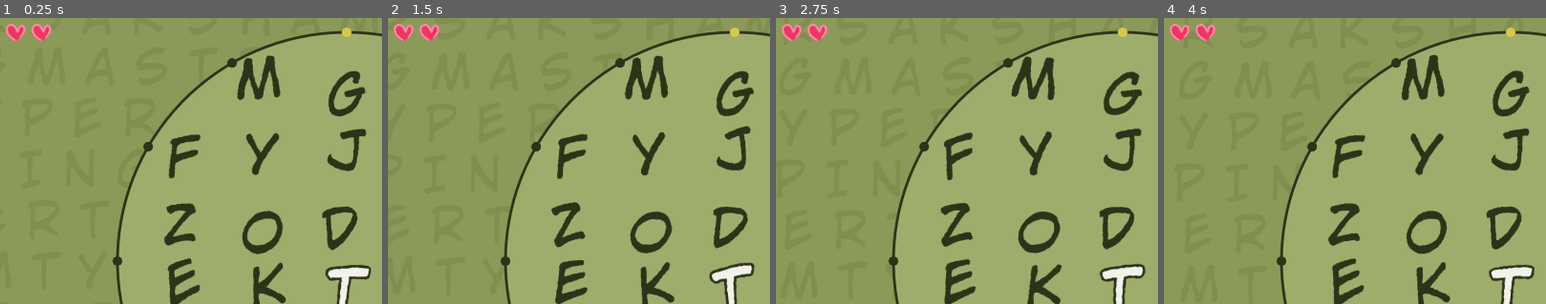
Above: before the commit, frames 1-4 (left to right).
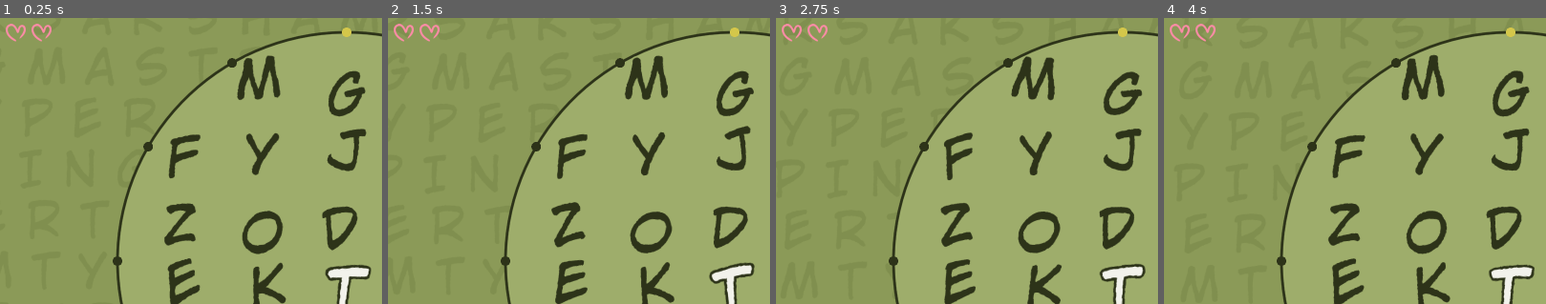
Above: after the commit, the same moments.

Repository: skdigilit/Saksham-Type-Master
Game: Godot game, scene res://game_main.tscn
Same seed, same stepped clock (60 frames per second), same inputs: the game is played once before the commit and once after it. The project has no main scene, so this scene is started directly.
Inputs:
- Up to frame 1 (0.25 s): no input
- Up to frame 2 (1.5 s): tap Enter at 0.5 s; tap Z at 0.6, 1.35 s; hold A from 1.28 s (still down)
- Up to frame 3 (2.75 s): release A at 2.03 s; tap Z at 2.1 s
- Up to frame 4 (4 s): tap Z at 2.85, 3.6 s; hold A from 3.53 s (still down)
The pictures show only the part of the screen within x 5-55%, y 8-58%; the shares and areas given below are measured in that part.

The runs differ from the first frame. In frame 1, 0.3% of the frame differs, in the area x 2-14%, y 2-8%; in frame 2, 0.3%; in frame 3, 0.3%; in frame 4, 0.3%.

Commit message:
Add lives HUD and heart collectibles

Diff:
--- a/collectibles/collectible_manager.gd
+++ b/collectibles/collectible_manager.gd
@@ -38,8 +38,8 @@
 ## Optional callback used by the game manager to disable life spawns when already full.
 var can_spawn_life_collectible: Callable = Callable()
 
-## Chance that the next collectible is a life pickup when eligible.
-const LIFE_COLLECTIBLE_CHANCE: float = 0.22
+## Timer used to expire the temporary life collectible.
+var _life_collectible_timer: Timer = null
 
 
 ## Sets up references and connects to player movement signal.
@@ -48,6 +48,12 @@
 	game_circle = p_circle
 	player = p_player
 	player.moved_to.connect(_on_player_moved)
+
+	if _life_collectible_timer == null:
+		_life_collectible_timer = Timer.new()
+		_life_collectible_timer.one_shot = true
+		_life_collectible_timer.timeout.connect(_on_life_collectible_expired)
+		add_child(_life_collectible_timer)
 
 
 ## Spawns a new collectible at a random cell that is not the player's current position.
@@ -77,8 +83,10 @@
 	if cell:
 		if active_collectible_type == CollectibleType.LIFE:
 			cell.set_state(LetterCell.CellState.LIFE_COLLECTIBLE)
+			_life_collectible_timer.start(GameTheme.LIFE_COLLECTIBLE_DURATION)
 		else:
 			cell.set_state(LetterCell.CellState.COLLECTIBLE)
+			_life_collectible_timer.stop()
 
 	## Update the circle to show the next target dot
 	if game_circle:
@@ -97,6 +105,8 @@
 	var collect_world_position: Vector2 = Vector2.ZERO
 	if collected_cell:
 		collect_world_position = collected_cell.global_position + GameTheme.GRID_CELL_SIZE * 0.5
+
+	_life_collectible_timer.stop()
 
 	if active_collectible_type == CollectibleType.REGULAR:
 		collected_count += 1
@@ -128,9 +138,24 @@
 	if game_circle:
 		game_circle.set_filled_dots(0)
 		game_circle.set_active_dot(-1)
+	if _life_collectible_timer:
+		_life_collectible_timer.stop()
 
 
 func _choose_collectible_type() -> CollectibleType:
-	if can_spawn_life_collectible.is_valid() and can_spawn_life_collectible.call() and randf() <= LIFE_COLLECTIBLE_CHANCE:
+	if can_spawn_life_collectible.is_valid() and can_spawn_life_collectible.call() and randf() <= GameTheme.LIFE_COLLECTIBLE_CHANCE:
 		return CollectibleType.LIFE
 	return CollectibleType.REGULAR
+
+
+func _on_life_collectible_expired() -> void:
+	if active_collectible_type != CollectibleType.LIFE:
+		return
+
+	var expired_cell: LetterCell = grid.get_cell(active_collectible_pos.x, active_collectible_pos.y)
+	if expired_cell:
+		expired_cell.set_state(LetterCell.CellState.NORMAL)
+
+	active_collectible_pos = Vector2i(-1, -1)
+	active_collectible_type = CollectibleType.REGULAR
+	spawn_collectible()
--- a/grid/letter_cell.gd
+++ b/grid/letter_cell.gd
@@ -29,6 +29,7 @@
 
 ## Child nodes created in setup
 var _letter_label: Label = null
+var _life_icon: TextureRect = null
 
 ## Internal timer that increases every frame to drive the swinging animation.
 var _swing_time: float = 0.0
@@ -48,6 +49,8 @@
 ## How much bigger the active (player's current) letter appears compared to normal.
 ## 1.2 means 20% larger. Increase to make the player's position even more obvious.
 const HIGHLIGHT_SCALE: float = 1.2
+const LIFE_ICON_SIZE: Vector2 = Vector2(20.0, 20.0)
+const LIFE_ICON_MARGIN: Vector2 = Vector2(8.0, 6.0)
 
 ## Cached LabelSettings for each state
 var _settings_normal: LabelSettings = null
@@ -140,6 +143,20 @@
 	## Apply squiggle shader to the label for hand-drawn wobble
 	GameTheme.apply_squiggle_shader(_letter_label, GameTheme.SQUIGGLE_STRENGTH_NORMAL)
 
+	## Small heart badge to clarify the pink collectible restores life.
+	_life_icon = TextureRect.new()
+	_life_icon.texture = load("res://sprites/heart_full.png") as Texture2D
+	_life_icon.expand_mode = TextureRect.EXPAND_IGNORE_SIZE
+	_life_icon.stretch_mode = TextureRect.STRETCH_KEEP_ASPECT_CENTERED
+	_life_icon.custom_minimum_size = LIFE_ICON_SIZE
+	_life_icon.size = LIFE_ICON_SIZE
+	_life_icon.position = Vector2(
+		GameTheme.GRID_CELL_SIZE.x - LIFE_ICON_SIZE.x - LIFE_ICON_MARGIN.x,
+		LIFE_ICON_MARGIN.y
+	)
+	_life_icon.visible = false
+	add_child(_life_icon)
+
 
 ## Animates a subtle swinging rotation each frame.
 func _process(delta: float) -> void:
@@ -178,21 +195,27 @@
 		CellState.NORMAL:
 			_letter_label.label_settings = _settings_scorched if is_scorched else _settings_normal
 			_letter_label.scale = Vector2.ONE
+			_life_icon.visible = false
 		CellState.HIGHLIGHTED:
 			_letter_label.label_settings = _settings_highlighted
 			_letter_label.scale = Vector2(HIGHLIGHT_SCALE, HIGHLIGHT_SCALE)
+			_life_icon.visible = false
 		CellState.COLLECTIBLE:
 			_letter_label.label_settings = _settings_scorched if is_scorched else _settings_collectible
 			_letter_label.scale = Vector2.ONE
+			_life_icon.visible = false
 		CellState.LIFE_COLLECTIBLE:
 			_letter_label.label_settings = _settings_scorched if is_scorched else _settings_life_collectible
 			_letter_label.scale = Vector2.ONE
+			_life_icon.visible = true
 		CellState.EMPTY:
 			_letter_label.label_settings = _settings_empty
 			_letter_label.scale = Vector2.ONE
+			_life_icon.visible = false
 		CellState.DEAD:
 			_letter_label.label_settings = _settings_dead
 			_letter_label.scale = Vector2(HIGHLIGHT_SCALE, HIGHLIGHT_SCALE)
+			_life_icon.visible = false
 
 
 ## Draws debug overlays when DEBUG_COLLISION is enabled.
--- a/hud/game_hud.gd
+++ b/hud/game_hud.gd
@@ -40,6 +40,9 @@
 const HEART_SLOT_SIZE: Vector2 = Vector2(42.0, 42.0)
 const HEART_SLOT_SPACING: float = 12.0
 const HEART_FLY_SIZE: Vector2 = Vector2(26.0, 26.0)
+const HEART_FLY_DURATION: float = 0.8
+const LIFE_LOSS_POPUP_RISE: float = 34.0
+const LIFE_LOSS_POPUP_DURATION: float = 0.7
 
 
 func _ready() -> void:
@@ -203,14 +206,42 @@
 	var target_center: Vector2 = get_heart_slot_center(target_life_index)
 	var tween: Tween = create_tween()
 	tween.set_parallel(true)
-	tween.tween_property(flying_heart, "position", target_center - HEART_FLY_SIZE * 0.5, 0.45)\
+	tween.tween_property(flying_heart, "position", target_center - HEART_FLY_SIZE * 0.5, HEART_FLY_DURATION)\
 		.set_trans(Tween.TRANS_BACK).set_ease(Tween.EASE_IN)
-	tween.tween_property(flying_heart, "scale", Vector2(0.65, 0.65), 0.45)\
+	tween.tween_property(flying_heart, "scale", Vector2(0.65, 0.65), HEART_FLY_DURATION)\
 		.set_trans(Tween.TRANS_SINE).set_ease(Tween.EASE_IN)
-	tween.tween_property(flying_heart, "modulate:a", 0.0, 0.45)\
+	tween.tween_property(flying_heart, "modulate:a", 0.0, HEART_FLY_DURATION)\
 		.set_trans(Tween.TRANS_SINE).set_ease(Tween.EASE_IN)
 	tween.finished.connect(func() -> void:
 		flying_heart.queue_free()
+	)
+
+
+func animate_life_loss(lost_life_index: int) -> void:
+	if lost_life_index < 0 or lost_life_index >= _heart_slots.size():
+		return
+
+	var popup := _create_hud_label()
+	popup.text = "-1"
+	popup.label_settings = GameTheme.create_label_settings(
+		GameTheme.COLOR_ENEMY,
+		36,
+		GameTheme.COLOR_CIRCLE_OUTLINE,
+		3
+	)
+	popup.size = Vector2(80, 44)
+	popup.horizontal_alignment = HORIZONTAL_ALIGNMENT_CENTER
+	popup.position = get_heart_slot_center(lost_life_index) + Vector2(-popup.size.x * 0.5, -18.0)
+	add_child(popup)
+
+	var tween: Tween = create_tween()
+	tween.set_parallel(true)
+	tween.tween_property(popup, "position:y", popup.position.y - LIFE_LOSS_POPUP_RISE, LIFE_LOSS_POPUP_DURATION)\
+		.set_trans(Tween.TRANS_SINE).set_ease(Tween.EASE_OUT)
+	tween.tween_property(popup, "modulate:a", 0.0, LIFE_LOSS_POPUP_DURATION)\
+		.set_trans(Tween.TRANS_SINE).set_ease(Tween.EASE_IN)
+	tween.finished.connect(func() -> void:
+		popup.queue_free()
 	)
 
 
--- a/managers/game_manager.gd
+++ b/managers/game_manager.gd
@@ -16,10 +16,11 @@
 var score: int = 0
 
 ## Player life state.
-const MAX_LIVES: int = 3
+const MAX_LIVES: int = GameTheme.PLAYER_MAX_LIVES
 const HIT_INVULNERABILITY_DURATION: float = 1.0
-var current_lives: int = MAX_LIVES
+var current_lives: int = clampi(GameTheme.PLAYER_STARTING_LIVES, 1, MAX_LIVES)
 var _hit_invulnerability_timer: float = 0.0
+var _player_collision_latched: bool = false
 
 ## Node references (resolved in _ready)
 var grid: LetterGrid = null
@@ -66,8 +67,9 @@
 	current_state = GameState.PLAYING
 	score = 0
 	_score_timer = 0.0
-	current_lives = MAX_LIVES
+	current_lives = clampi(GameTheme.PLAYER_STARTING_LIVES, 1, MAX_LIVES)
 	_hit_invulnerability_timer = 0.0
+	_player_collision_latched = false
 
 	## Initialize player controller
 	if player and grid:
@@ -108,9 +110,13 @@
 		_hit_invulnerability_timer = maxf(0.0, _hit_invulnerability_timer - delta)
 
 	## Check enemy-player collision
-	if enemy_spawner and player and _hit_invulnerability_timer <= 0.0:
+	if enemy_spawner and player:
 		var player_pos: Vector2 = player.get_current_pixel_position()
-		if enemy_spawner.check_player_collision(player_pos):
+		var is_colliding: bool = enemy_spawner.check_player_collision(player_pos)
+		if not is_colliding:
+			_player_collision_latched = false
+		elif not _player_collision_latched and _hit_invulnerability_timer <= 0.0:
+			_player_collision_latched = true
 			_on_player_hit()
 			return
 
@@ -159,10 +165,12 @@
 
 ## Called when the player is hit by an enemy.
 func _on_player_hit() -> void:
+	var lost_life_index: int = current_lives - 1
 	current_lives -= 1
 	_hit_invulnerability_timer = HIT_INVULNERABILITY_DURATION
 	if hud:
 		hud.update_lives(current_lives)
+		hud.animate_life_loss(lost_life_index)
 
 	if current_lives <= 0:
 		_on_game_over()
@@ -171,6 +179,7 @@
 ## Called when the player is out of lives.
 func _on_game_over() -> void:
 	current_state = GameState.GAME_OVER
+	_player_collision_latched = true
 	if player:
 		player.is_input_enabled = false
 	if enemy_spawner:
--- a/theme/game_theme.gd
+++ b/theme/game_theme.gd
@@ -112,6 +112,20 @@
 ## For example, 2 means two enemies can be inside the circle at once before a new one appears.
 ## Higher numbers = harder game right from the start.
 const ENEMY_MAX_COUNT_INITIAL: int = 2
+
+## Maximum number of heart slots shown in the HUD.
+const PLAYER_MAX_LIVES: int = 3
+
+## How many full hearts the player starts each run with.
+## Must stay between 1 and PLAYER_MAX_LIVES.
+const PLAYER_STARTING_LIVES: int = 1
+
+## Chance that a newly spawned collectible becomes a bonus-life pickup when the player is not at full life.
+## 0.22 means roughly 22% of eligible spawns.
+const LIFE_COLLECTIBLE_CHANCE: float = 0.22
+
+## How many seconds the bonus-life collectible stays on the board before it disappears.
+const LIFE_COLLECTIBLE_DURATION: float = 6.0
 
 ## How many seconds pass before the game adds one more enemy to the maximum allowed.
 ## For example, 30.0 means every 30 seconds the game gets one enemy harder.
